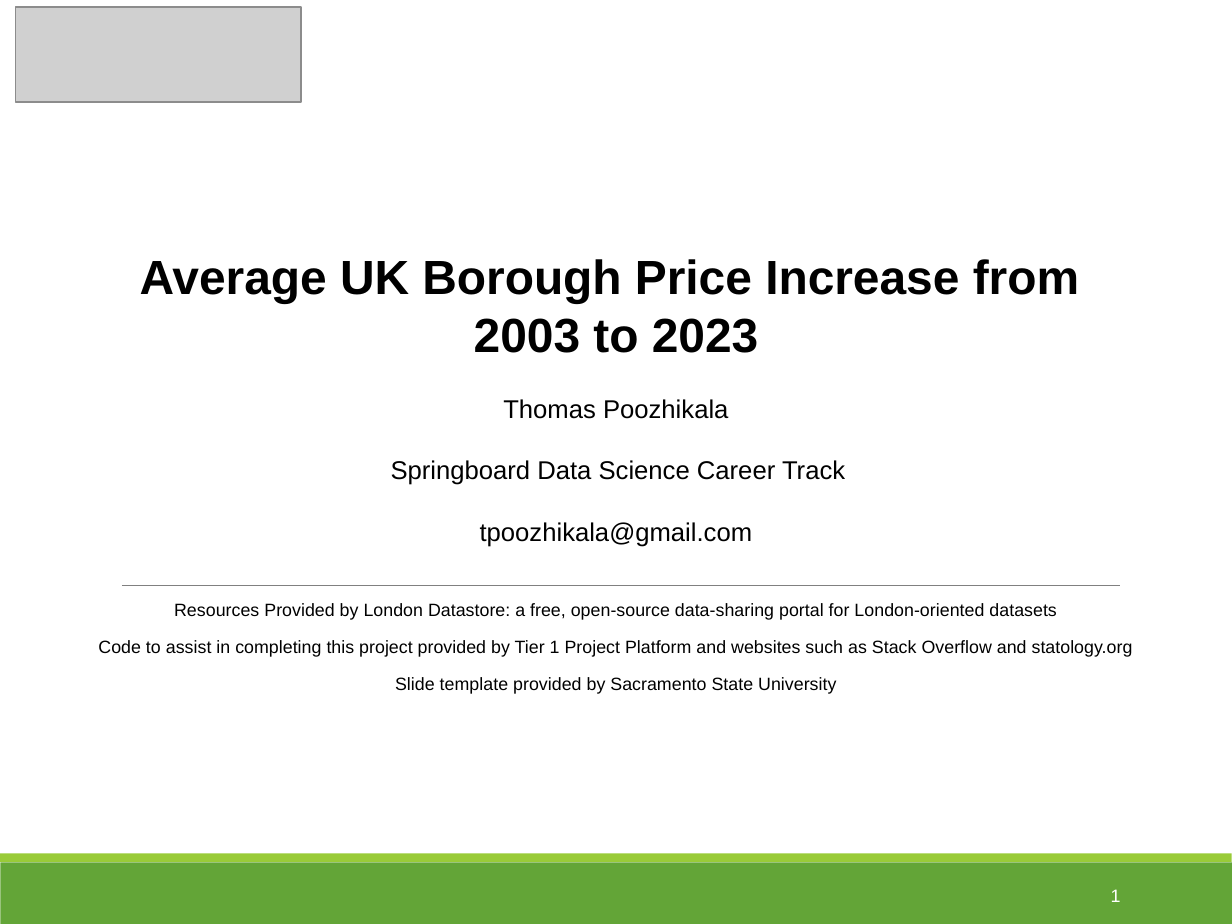
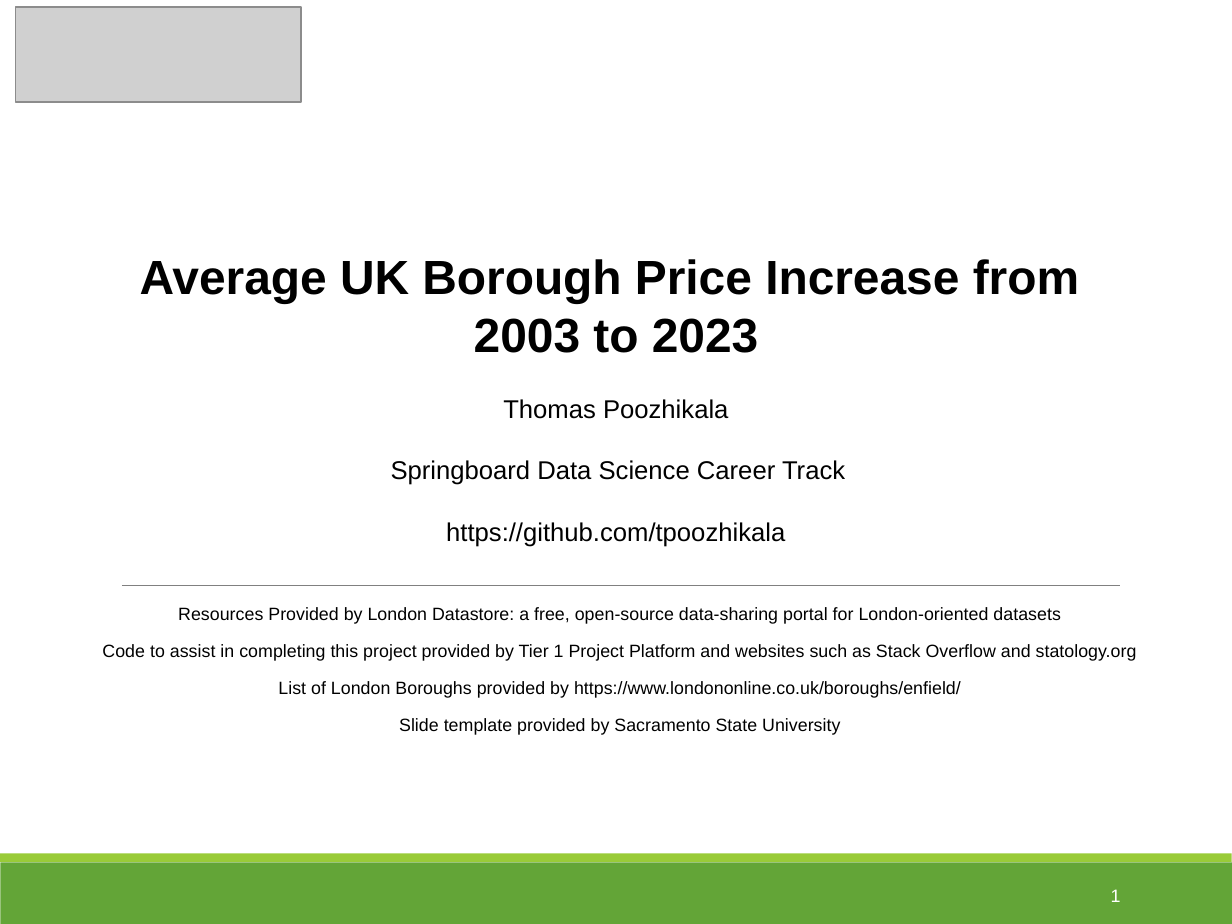
Before and after one commit to tpoozhikala/Springboard, a slide deck: slide 1 of UK_House_Prices_Challenge/UK_Housing_Prices_Presentation.pptx. Drawn at 1232x924 pixels with LibreOffice and Linux fonts; fonts in the diff are those of the drawing; grey boxes stand for pictures. Boxes give left, top, right and bottom in pixels: in the first picture for what was removed or moved away, otherwise in the second. Text is boxed around its words. In the diff, an @@ line names an element or a change of style, - is before the commit and + after.

Commit message:
Update file

```diff
--- a/UK_House_Prices_Challenge/UK_Housing_Prices_Presentation.pptx
+++ b/UK_House_Prices_Challenge/UK_Housing_Prices_Presentation.pptx
@@ text at bbox=[446, 522, 785, 547]: text changed @@
-tpoozhikala@gmail.com
+https://github.com/tpoozhikala
@@ text at bbox=[278, 681, 961, 698]: paragraph added @@
+List of London Boroughs provided by https://www.londononline.co.uk/boroughs/enfield/
```
